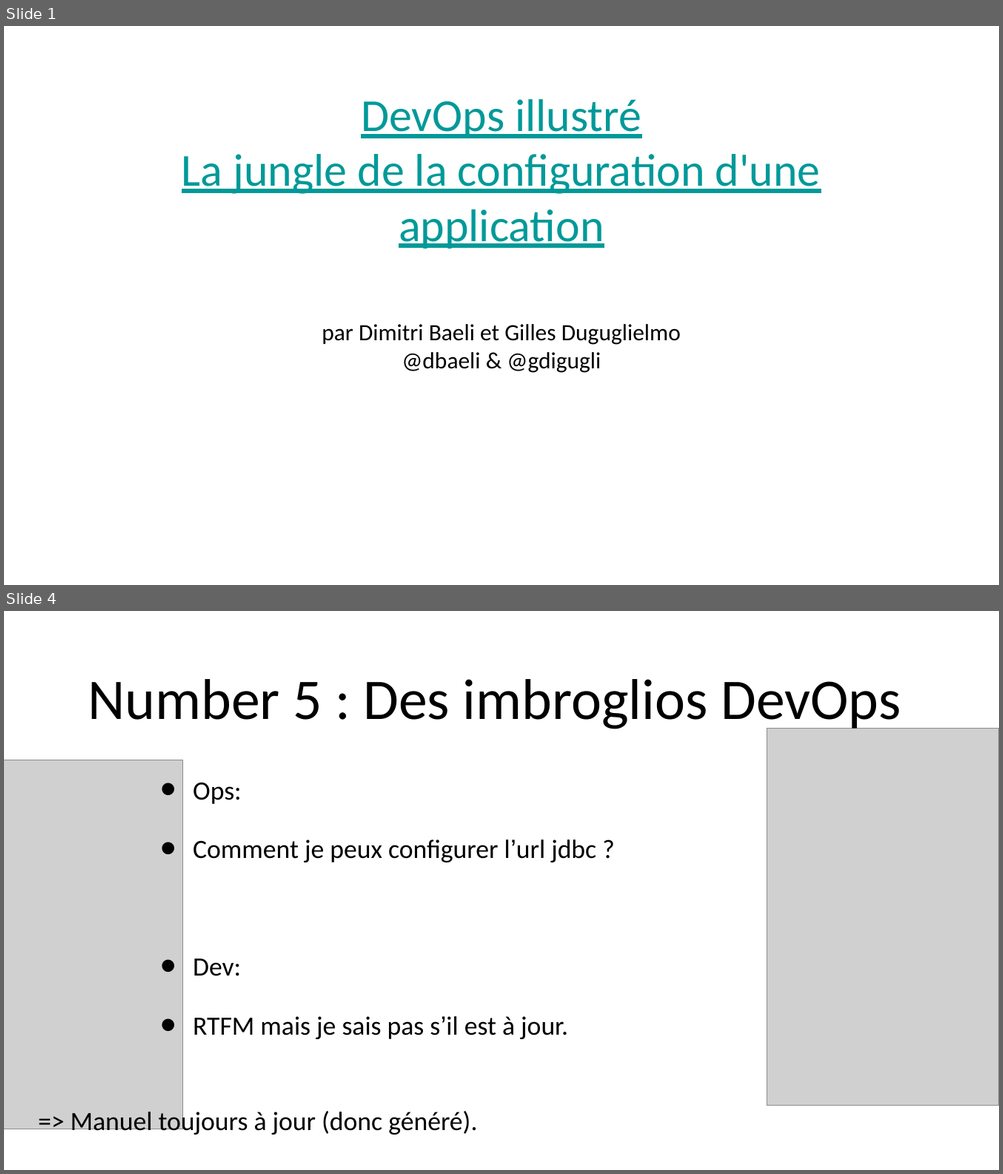
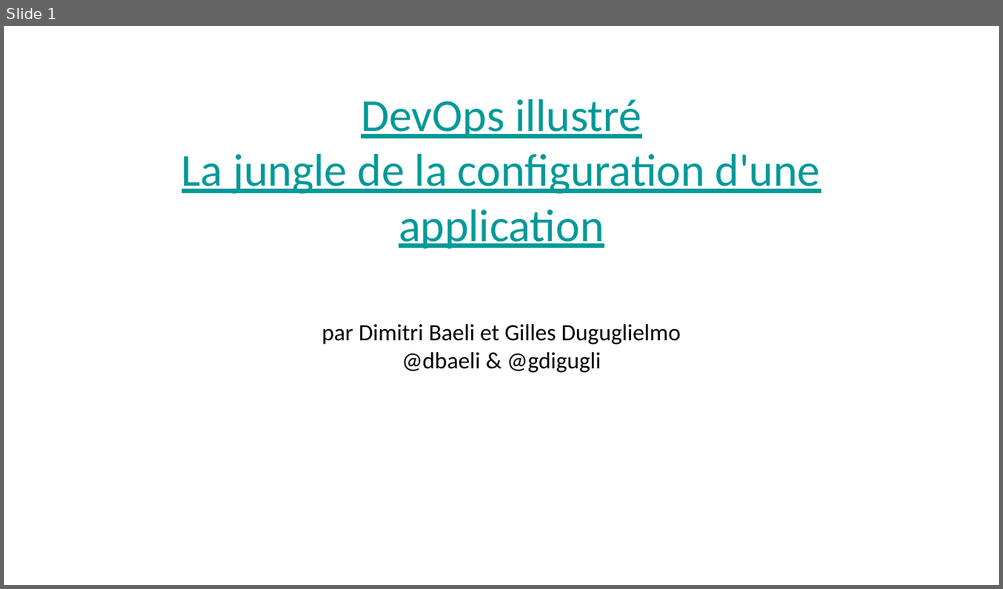
Before and after one commit to dbaeli/conf4j, a slide deck: Devops_Configuration_Jungle_Devoxx_FR_2012.pptx. Shown one above the other, each under a label of ours: slides 1 and 4 before the commit, slide 1 after it; the slides between them are not shown. The pictures are 1003x1174 and 1003x589 pixels, drawn with LibreOffice and Linux fonts; fonts in the diff are those of the drawing; grey boxes stand for pictures; background and template pictures are left out. Boxes give left, top, right and bottom in pixels: in the first picture for what was removed or moved away, otherwise in the second. Text is boxed around its words. In the diff, an @@ line names an element or a change of style, - is before the commit and + after.

```diff
--- a/Devops_Configuration_Jungle_Devoxx_FR_2012.pptx
+++ b/Devops_Configuration_Jungle_Devoxx_FR_2012.pptx
@@ slide 4 removed at (4,611,999,1170), background picture (left out) @@
@@ title removed at (88,679,900,732) @@
-Number 5 : Des imbroglios DevOps
@@ picture removed at (766,729,997,1106) @@
@@ picture removed at (4,760,182,1130) @@
@@ text removed at (193,783,596,1039) @@
-  • Ops:
-  • Comment je peux configurer l’url jdbc ?
-  • Dev:
-  • RTFM mais je sais pas s’il est à jour.
@@ text removed at (71,1108,477,1137) @@
-  => Manuel toujours à jour (donc généré).
@@ page number removed at (980,1153,998,1170) @@
-4
```
Also in this commit, not shown: 2 slides changed, 12 slides added, 11 other slides removed, 5 other files.
